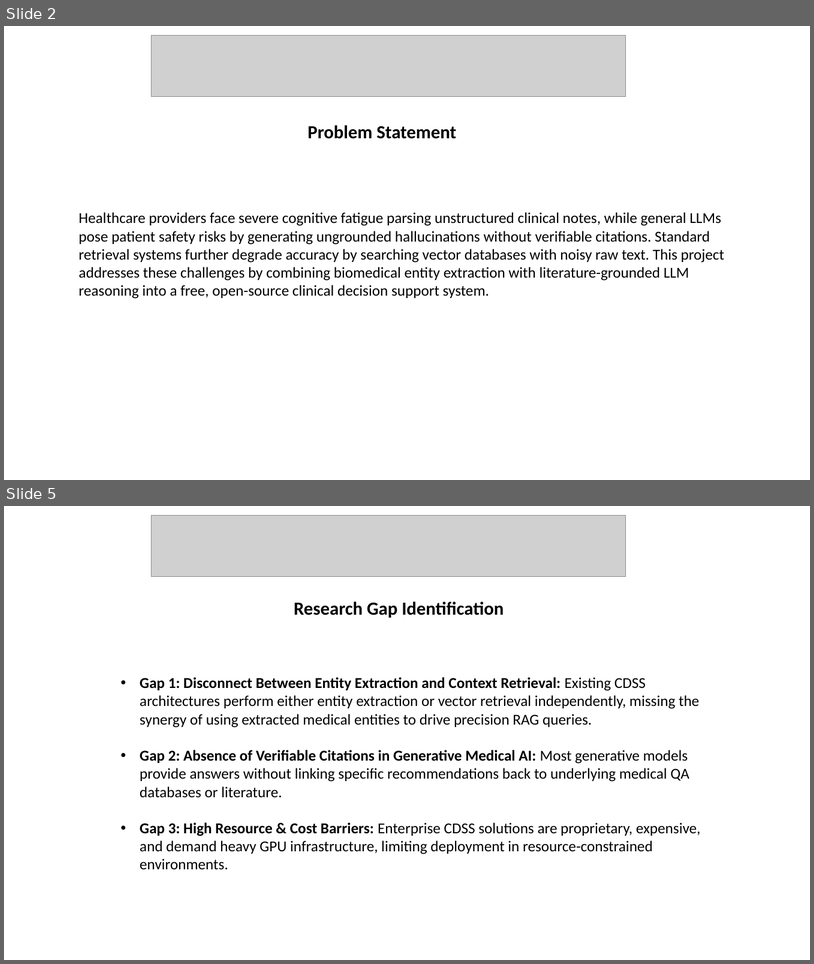
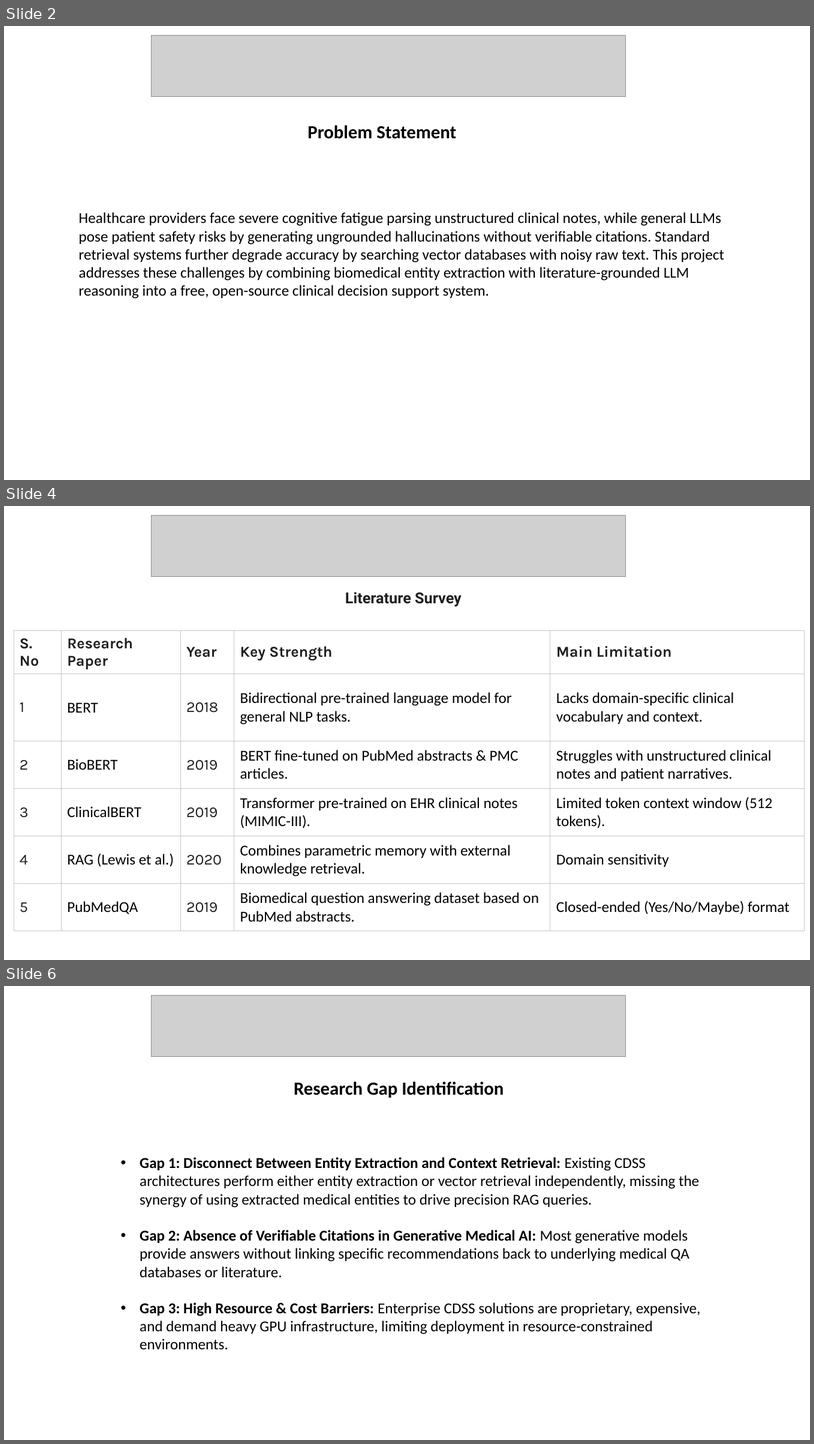
Before and after one commit to Dhanush3183/KLH-CSE-2026-27-2420030057-ClinicaRAG, a slide deck: docs/Project_Presentation.pptx. Shown one above the other, each under a label of ours: slides 2 and 5 before the commit, slides 2, 4 and 6 after it; the slides between them are not shown. The pictures are 814x964 and 814x1444 pixels, drawn with LibreOffice and Linux fonts; fonts in the diff are those of the drawing; grey boxes stand for pictures. Boxes give left, top, right and bottom in pixels: in the first picture for what was removed or moved away, otherwise in the second. Text is boxed around its words. In the diff, an @@ line names an element or a change of style, - is before the commit and + after.

```diff
--- a/docs/Project_Presentation.pptx
+++ b/docs/Project_Presentation.pptx
@@ slide 4 added at (4, 506, 810, 960), background #FFFFFF @@
@@ picture added at (151, 515, 626, 576) @@
@@ text added at (345, 592, 462, 607), 18 pt, text #1F1F1F, bold @@
+Literature Survey
@@ table added at (14, 631, 805, 924), 6 rows, 5 columns @@
+S. No | Research Paper | Year | Key Strength | Main Limitation
+1 | BERT | 2018 | Bidirectional pre-trained language model for general NLP tasks. | Lacks domain-specific clinical vocabulary and context.
+2 | BioBERT | 2019 | BERT fine-tuned on PubMed abstracts & PMC articles. | Struggles with unstructured clinical notes and patient narratives.
+3 | ClinicalBERT | 2019 | Transformer pre-trained on EHR clinical notes (MIMIC-III). | Limited token context window (512 tokens).
+4 | RAG (Lewis et al.) | 2020 | Combines parametric memory with external knowledge retrieval. | Domain sensitivity
+5 | PubMedQA | 2019 | Biomedical question answering dataset based on PubMed abstracts. | Closed-ended (Yes/No/Maybe) format
@@ what was slide 5 is now slide 6 @@
```
Also in this commit, not shown: 2 slides changed, 1 other slide added, 2 slides removed, 4 other files.
